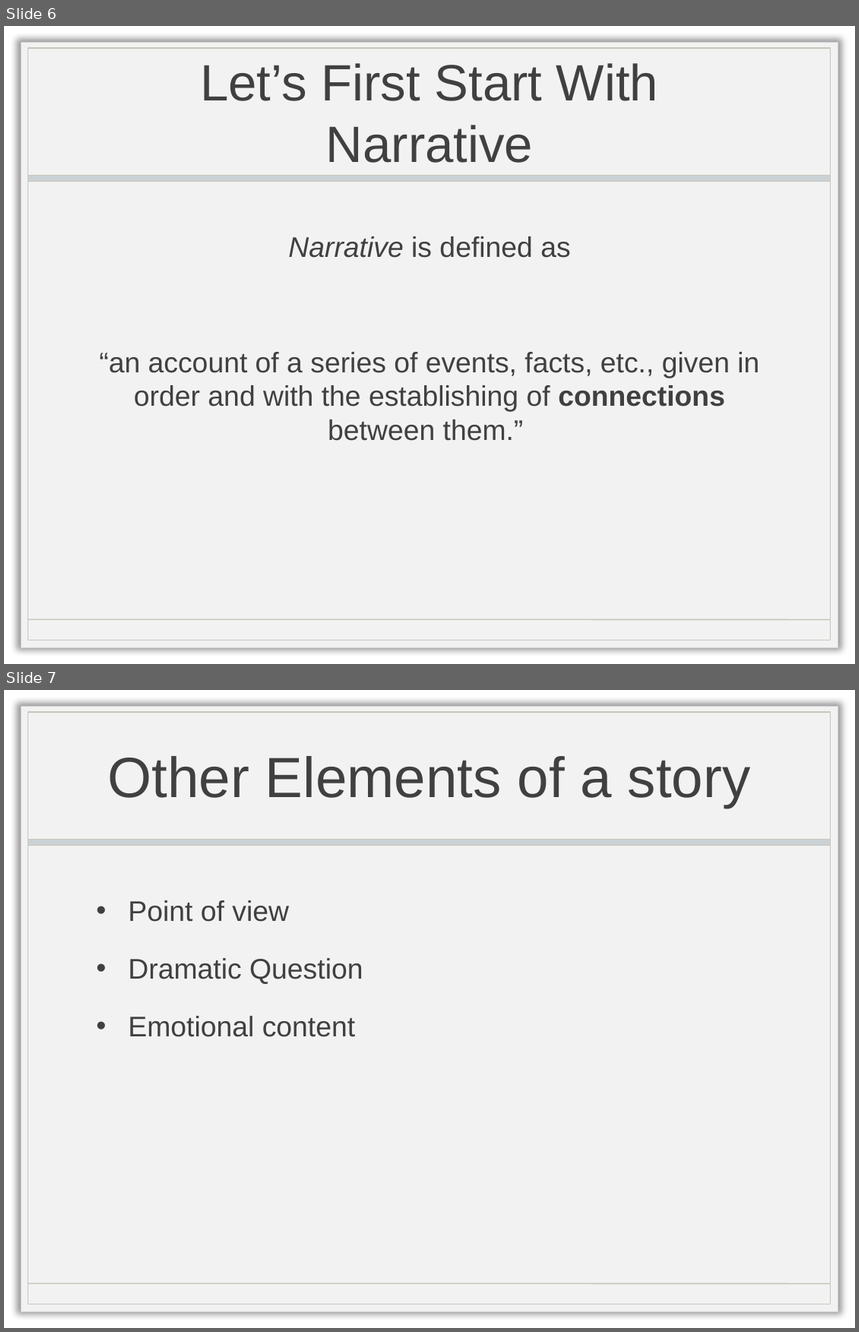
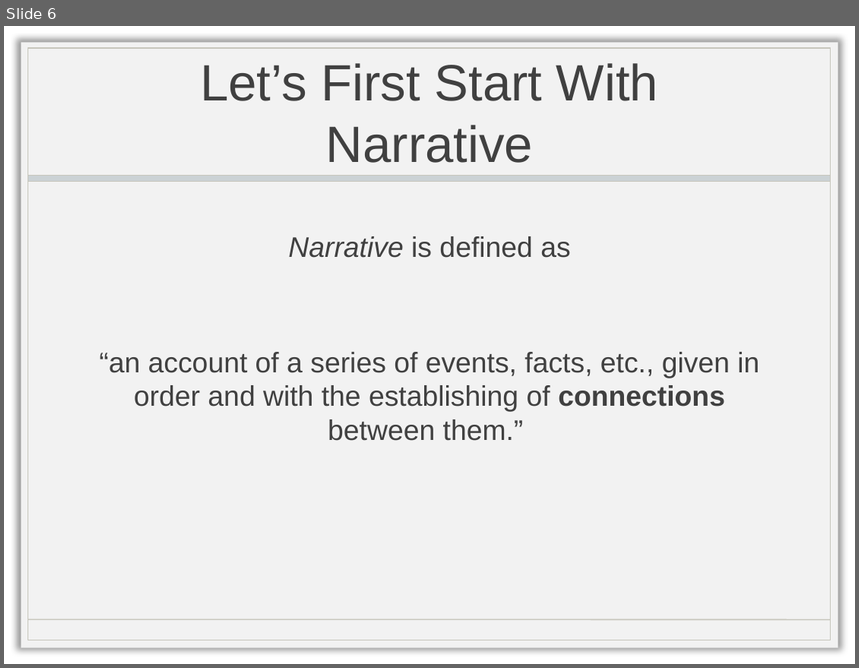
Before and after one commit to doctorlam/tecm4180, a slide deck: readings/storytelling.pptx. Shown one above the other, each under a label of ours: slides 6 and 7 before the commit, slide 6 after it. The pictures are 859x1332 and 859x668 pixels, drawn with LibreOffice and Linux fonts; fonts in the diff are those of the drawing; background and template pictures are left out. Boxes give left, top, right and bottom in pixels: in the first picture for what was removed or moved away, otherwise in the second. Text is boxed around its words. In the diff, an @@ line names an element or a change of style, - is before the commit and + after.

Commit message:
updated storytelling ppt and resources page to add ppt file

```diff
--- a/readings/storytelling.pptx
+++ b/readings/storytelling.pptx
@@ slide 7 removed at (4, 690, 855, 1328), background picture (left out); not listed: 4 template elements that a slide beside it also shows @@
@@ title removed at (108, 756, 751, 808) @@
-Other Elements of a story
@@ text removed at (128, 901, 363, 1037) @@
-• Point of view
-• Dramatic Question
-• Emotional content
```
Also in this commit, not shown: 4 slides changed, 2 slides added, 1 other slide removed, 6 other files.
